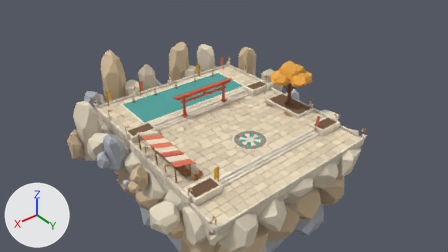
What one commit did to the Blender file design/lobby/out/cliffside/cliffside.blend.
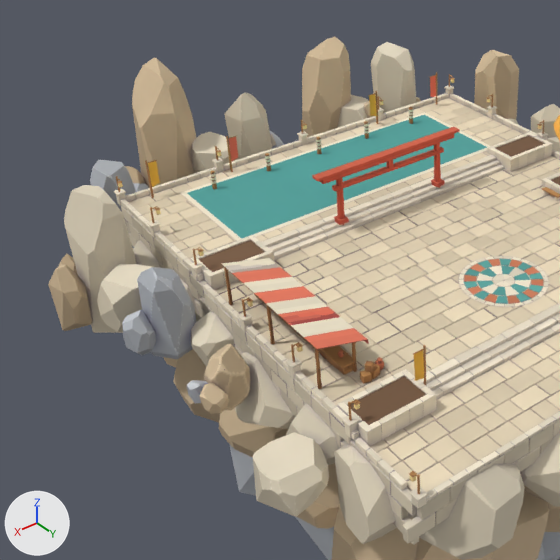
Each version is shown from the file's camera 'Over', then close up on the part from 11% to 61% of the width and 11% to 100% of the height. The lights are fixed; the arrows at lower left show +X, +Y and +Z. The first two pictures are the older version.

Objects in the first close-up: 'Lobby_Crag_Blue', 'Lobby_Crag_Cream', 'Lobby_Crag_Sand', 'Lobby_Gate_Timber', 'Lobby_Mat_Canvas', 'Lobby_Parapet_Stone', 'Lobby_Paving_Balcony_Stone', 'Lobby_Paving_Court_Stone', 'Lobby_Paving_Training_Stone', 'Lobby_Planters_Soil', 'Lobby_Planters_Stone', 'Lobby_Retaining_Stone', 'Lobby_Stall_Coral', 'Lobby_Stall_Cream', 'Lobby_Stall_Timber', 'Lobby_Steps_Stone' and 15 more.
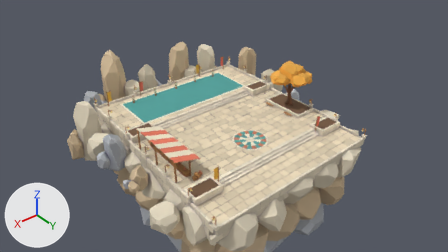
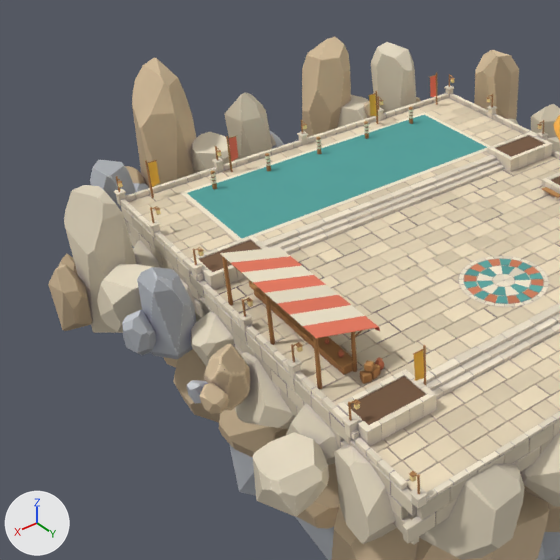
What the commit changed:
me_lobby_stall_timber is used by ob_lobby_stall_timber; location (0.0, 0.0, 0.0).
me_lobby_stall_timber had 940 vertices, 1671 faces and spanned x 50.8..65.5, y -89.9..-34.1, z 2.9..15.5.
me_lobby_stall_timber now has 952 vertices, 1656 faces and spans x 48.1..65.6, y -89.9..-34.1, z 2.9..18.8.
me_lobby_stall_timber part 1: the loose piece of 10 vertices spanning x 64.7..65.3, y -85.0..-39.0, z 14.8..15.4 is copied, and the copy is moved by (0.0, 0.0, 3.3); it spans x 64.7..65.4, y -85.0..-39.0, z 18.1..18.8.
me_lobby_stall_timber part 2: 115 vertices moved from x 50.8..65.5, y -89.8..-34.3, z 3.0..15.5 to x 48.1..65.6, y -89.8..-34.2, z 3.0..18.8; 232 vertices removed from x 50.8..65.5, y -89.9..-34.1, z 3.0..15.5; 214 vertices added at x 48.1..65.6, y -89.9..-34.1, z 2.9..18.5.
me_lobby_stall_timber part 3: 17 vertices moved from x 51.5..65.5, y -62.3..-61.5, z 3.0..15.5 to x 54.3..65.5, y -62.6..-61.4, z 3.0..18.5; 17 vertices removed from x 51.6..65.3, y -62.5..-61.5, z 3.0..15.5; 17 vertices added at x 51.6..65.6, y -62.2..-61.4, z 3.0..18.5.
me_lobby_stall_timber part 4: 951 kept faces spanning x 48.1..65.6, y -89.9..-34.1, z 2.9..18.8 get new texture (UV) coordinates.
Other edits to the shape of me_lobby_stall_timber do not show in these pictures.
me_lobby_stall_coral is used by ob_lobby_stall_coral; location (0.0, 0.0, 0.0).
me_lobby_stall_coral had 64 vertices, 32 faces and spanned x 51.2..65.6, y -79.4..-38.8, z 9.7..15.8.
me_lobby_stall_coral now has 64 vertices, 32 faces and spans x 47.8..65.6, y -79.4..-38.8, z 11.8..19.0.
me_lobby_stall_coral part 5: the whole mesh is multiplied about its middle by the matrix ((1.249, 0.0, -0.028), (0.0, 1.0, 0.0), (0.077, 0.0, 0.991)), then moved by (-1.7, 0.0, 2.7).
me_lobby_stall_cream is used by ob_lobby_stall_cream; location (0.0, 0.0, 0.0).
me_lobby_stall_cream had 64 vertices, 32 faces and spanned x 51.2..65.6, y -85.2..-44.6, z 9.7..15.8.
me_lobby_stall_cream now has 64 vertices, 32 faces and spans x 47.8..65.6, y -85.2..-44.6, z 11.8..19.0.
me_lobby_stall_cream part 6: the whole mesh is multiplied about its middle by the matrix ((1.249, 0.0, -0.028), (0.0, 1.0, 0.0), (0.077, 0.0, 0.991)), then moved by (-1.7, 0.0, 2.7).
Object 'Lobby_Gate_Timber' (ob_lobby_gate_timber) is deleted.

Where the change shows, as pixel boxes (x1, y1, x2, y2) in the close-ups (560 x 560 px; the box of a moved part takes in the faces that stretch with it):
'Lobby_Stall_Coral', reshaped (9% wider)
    before: (232, 267, 369, 349)
    after: (231, 256, 380, 338)
'Lobby_Stall_Cream', reshaped (10% wider)
    before: (221, 258, 353, 337)
    after: (220, 247, 365, 326)
'Lobby_Gate_Timber', deleted (red)
    before: (312, 127, 460, 226)
'Lobby_Stall_Timber', reshaped (10% taller)
    before: (224, 267, 380, 389)
    after: (221, 255, 380, 389)
part 1 of me_lobby_stall_timber, added
    after: (221, 255, 319, 340)
part 2 of me_lobby_stall_timber, moved or reshaped
    before: (224, 267, 380, 389)
    after: (222, 256, 380, 389)
part 3 of me_lobby_stall_timber, moved or reshaped
    before: (266, 304, 275, 345)
    after: (265, 294, 275, 345)
part 4 of me_lobby_stall_timber, surface changed
    before: (254, 294, 357, 389)
    after: (249, 284, 372, 389)
